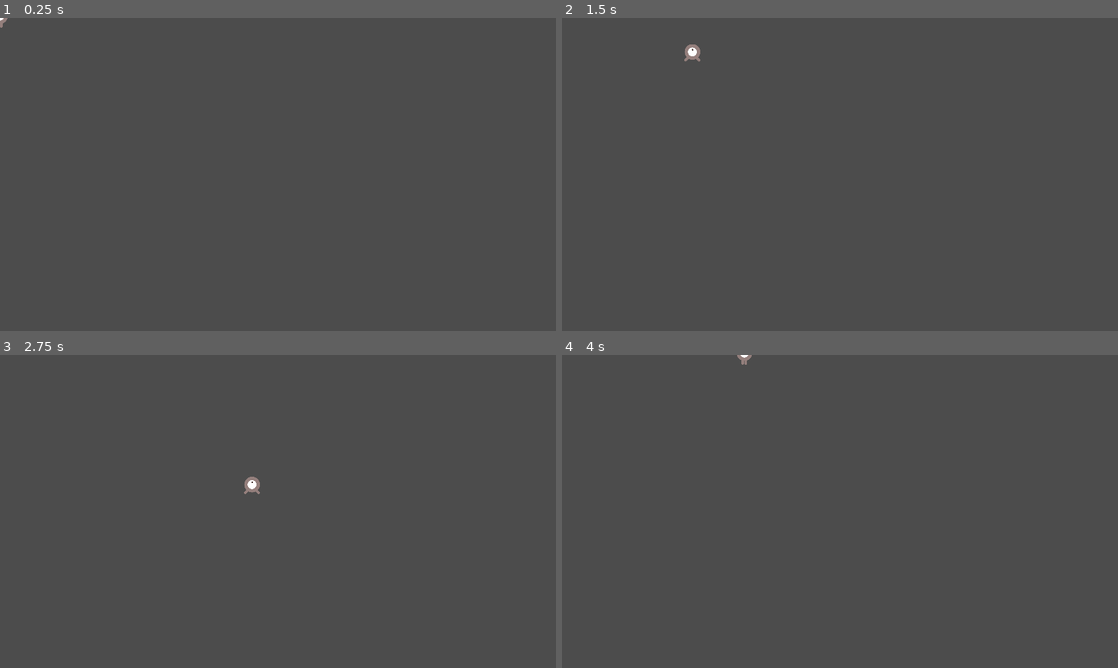
Above: before the commit, frames 1-4 (two rows, left to right).
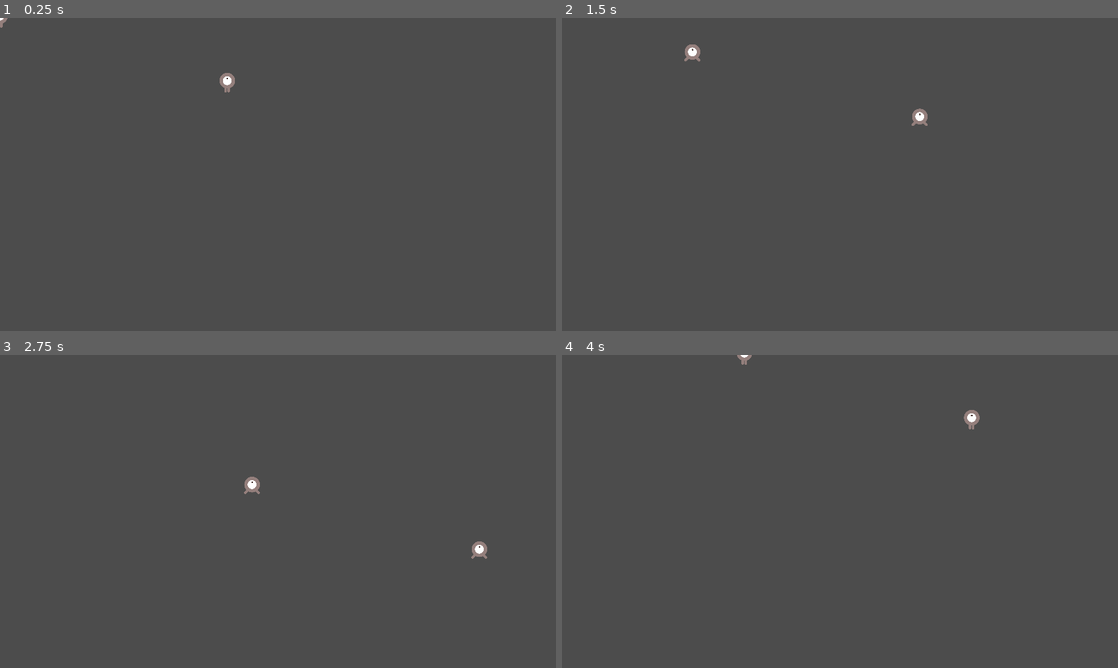
Above: after the commit, the same moments.

Repository: Ekelhaft22/Howdy_CowBoy
Game: Godot game, scene res://playground.tscn
Two runs of this game, one before a commit and one after it. Both use one fixed random seed, a clock stepped at 60 frames per second and the inputs below.
Inputs:
- Up to frame 1 (0.25 s): no input
- Up to frame 2 (1.5 s): tap Enter at 0.5 s; hold Right (ui_right) 0.53-1.28 s; hold Down (ui_down) from 1.28 s (still down)
- Up to frame 3 (2.75 s): release Down (ui_down) at 2.03 s; hold Right (ui_right) from 2.03 s (still down)
- Up to frame 4 (4 s): release Right (ui_right) at 2.78 s; hold Up (ui_up) 2.78-3.53 s; hold Left (ui_left) from 3.53 s (still down)

The runs differ from the first frame. In frame 1, 0.1% of the frame differs, in the area x 39-43%, y 17-24%; in frame 2, 0.1%, in the area x 62-66%, y 28-35%; in frame 3, 0.1%; in frame 4, 0.1%.

Commit message:
2. Player hinzugefügt, fehlt nur noch andere Steuerung.

Diff:
--- a/Gamefolder_HowdyCowboy/playground.tscn
+++ b/Gamefolder_HowdyCowboy/playground.tscn
@@ -10,3 +10,6 @@
 [node name="Player" parent="." instance=ExtResource( 2 )]
 
 [node name="Ball" parent="." instance=ExtResource( 3 )]
+
+[node name="Player2" parent="." instance=ExtResource( 2 )]
+position = Vector2( 785, 223 )
